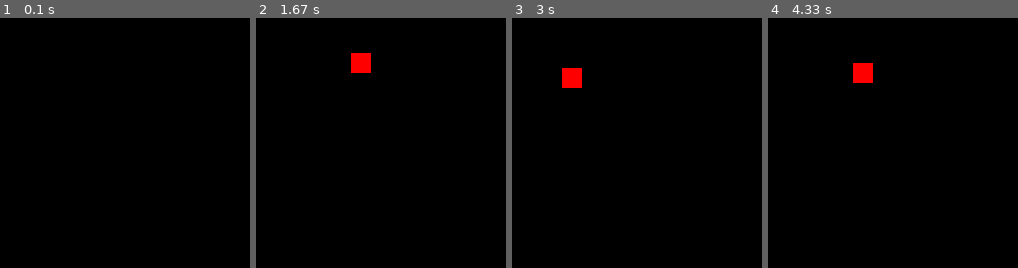
Above: before the commit, frames 1-4 (left to right).
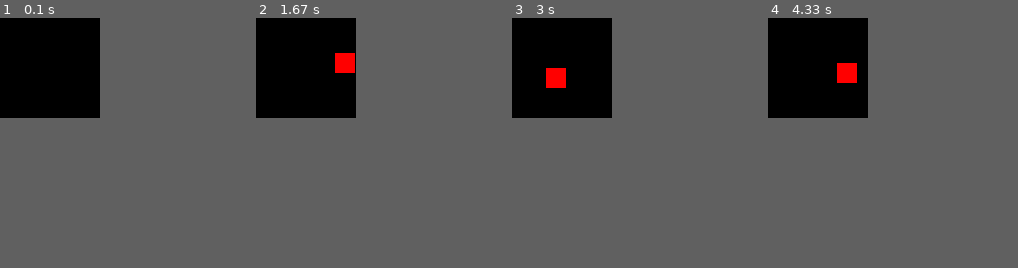
Above: after the commit, the same moments.

Repository: Archanciel/PyArtiLife
Game: pygame game, started from explore_pygame.py
Two runs of this game, one before a commit and one after it. Both use one fixed random seed, a clock stepped at 60 frames per second and the inputs below.
Inputs:
- Up to frame 1 (0.1 s): no input
- Up to frame 2 (1.67 s): hold Right 0.33-0.8 s; hold Up 0.83-1.13 s; hold Right 1.17-1.63 s
- Up to frame 3 (3 s): hold Left 1.67-2.2 s; hold Down 2.23-2.53 s; hold Left 2.57-2.97 s
- Up to frame 4 (4.33 s): hold Up 3-3.37 s; hold Right 3.4-4.03 s; hold Down from 4.07 s (still down)
The pictures show only the part of the screen within x 0-50%, y 0-50%; the shares and areas given below are measured in that part.
The window is 500x500 before the commit and 100x100 after it. Grey fills any space a smaller window leaves; there, only what the larger window draws over its background counts as a difference.

The runs differ from the first frame. In frame 1, only the window size differs. In frame 2, 1.0% of the frame differs, in the area x 31-46%, y 14-22%; in frame 3, 1.0%; in frame 4, 1.0%.

Commit message:
add screen border limit

Diff:
--- a/explore_pygame.py
+++ b/explore_pygame.py
@@ -1,7 +1,11 @@
 import pygame
 
+WIN_HEIGHT = 100
+
+WIN_WIDTH = 100
+
 pygame.init()
-win = pygame.display.set_mode((500,  500))
+win = pygame.display.set_mode((WIN_WIDTH, WIN_HEIGHT))
 pygame.display.set_caption("Pygame First")
 run = True
 x = 50
@@ -20,16 +24,24 @@
     keys = pygame.key.get_pressed()
 
     if keys[pygame.K_LEFT]:
-        x -= velocity
+        x = x - velocity
+        if x < 1:
+            x = 1
 
     if keys[pygame.K_RIGHT]:
-        x += velocity
+        x = x + velocity
+        if x > WIN_WIDTH - width - 1:
+            x = WIN_WIDTH - width - 1
 
     if keys[pygame.K_UP]:
-        y -= velocity
+        y = y - velocity
+        if y < 1:
+            y = 1
 
     if keys[pygame.K_DOWN]:
-        y += velocity
+        y = y + velocity
+        if y > WIN_HEIGHT - height - 1:
+            y = WIN_HEIGHT - height - 1
 
     win.fill((0, 0, 0))
     pygame.draw.rect(win, (255, 0, 0), [x, y, width, height])
